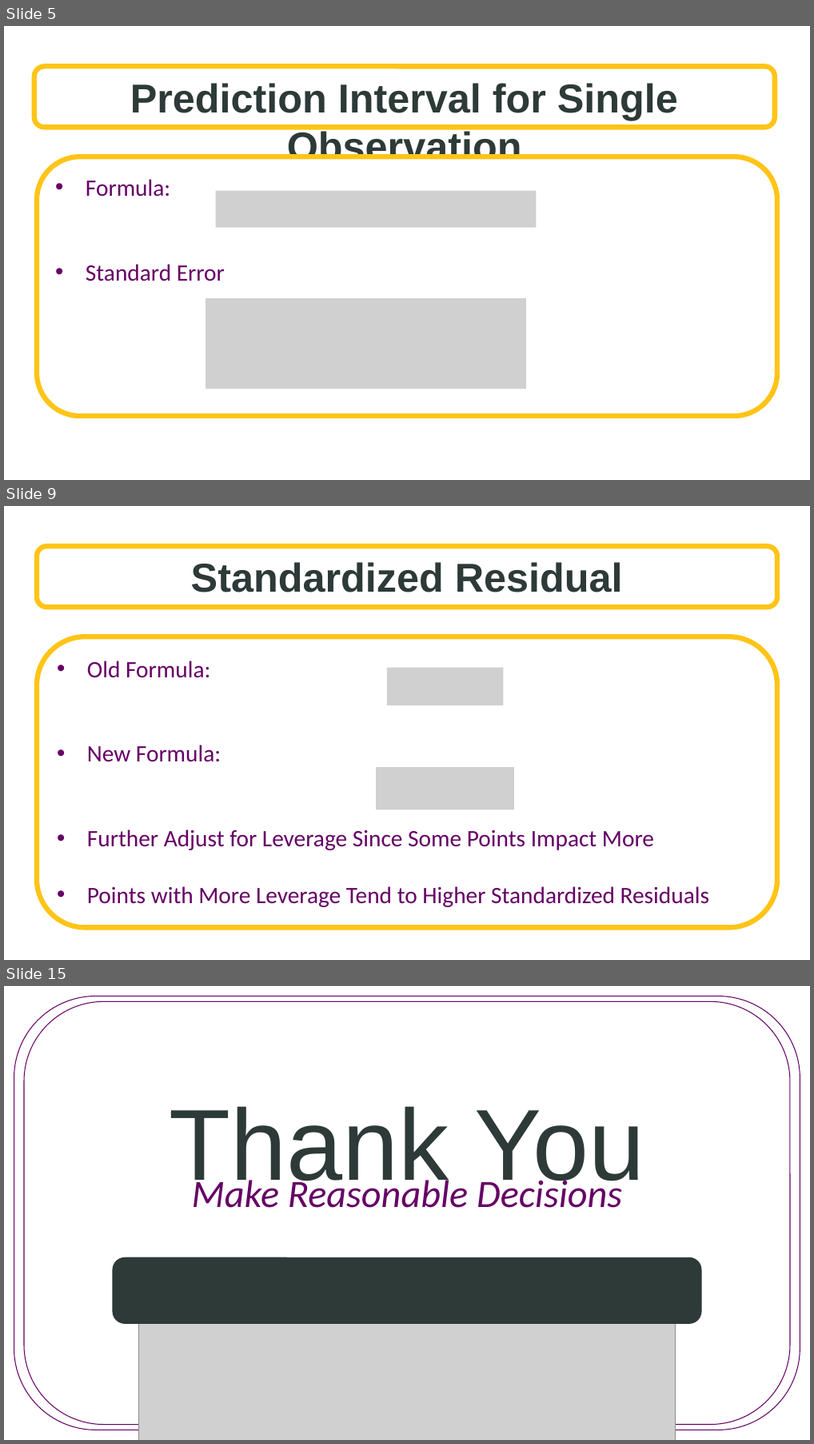
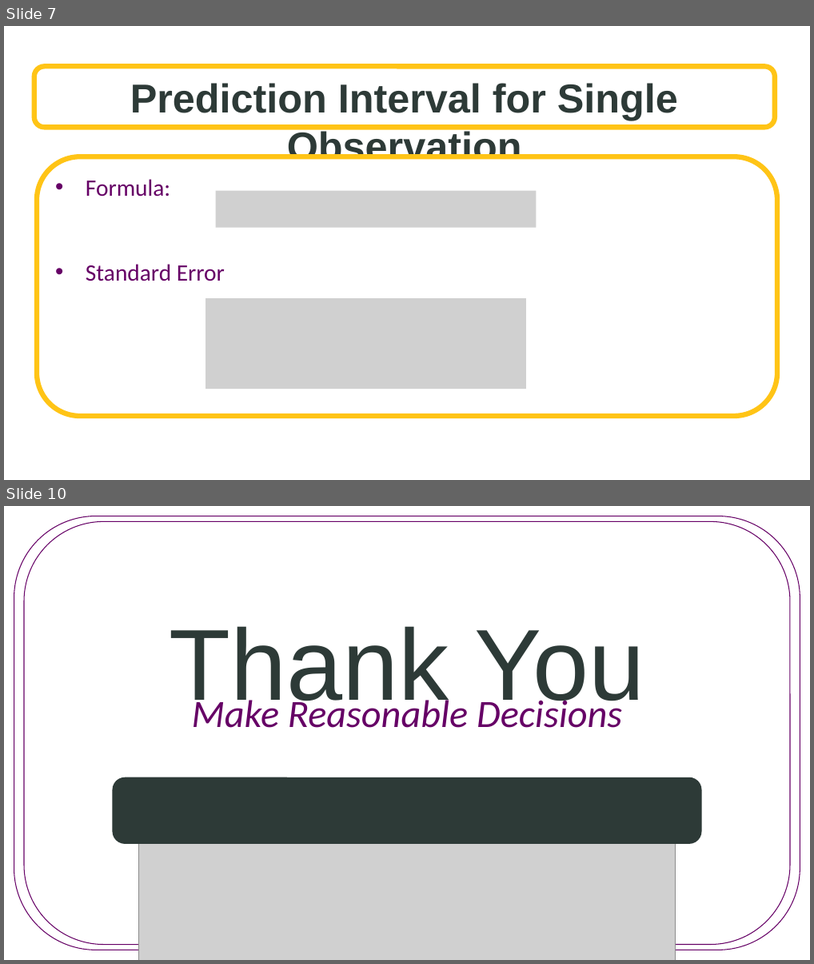
Before and after one commit to SuperMarioGiacomazzo/STOR455_WEBSITE, a slide deck: Lectures/12 - Intervals for Prediction.pptx. Shown one above the other, each under a label of ours: slides 5, 9 and 15 before the commit, slides 7 and 10 after it; the slides between them are not shown. The pictures are 814x1444 and 814x964 pixels, drawn with LibreOffice and Linux fonts; fonts in the diff are those of the drawing; grey boxes stand for pictures; background and template pictures are left out. Boxes give left, top, right and bottom in pixels: in the first picture for what was removed or moved away, otherwise in the second. Text is boxed around its words. In the diff, an @@ line names an element or a change of style, - is before the commit and + after.

```diff
--- a/Lectures/12 - Intervals for Prediction.pptx
+++ b/Lectures/12 - Intervals for Prediction.pptx
@@ slide 9 removed at box(4, 506, 810, 960), background picture (left out) @@
@@ rounded rectangle removed at box(37, 546, 778, 607) @@
-Standardized Residual
@@ rounded rectangle removed at box(37, 636, 778, 927) @@
-• Old Formula:
-• New Formula:
-• Further Adjust for Leverage Since Some Points Impact More
-• Points with More Leverage Tend to Higher Standardized Residuals
@@ picture removed at box(387, 668, 504, 706) @@
@@ picture removed at box(376, 768, 514, 810) @@
@@ what was slide 5 is now slide 7 @@
@@ what was slide 15 is now slide 10 @@
```
Also in this commit, not shown: 2 slides changed, 4 slides added, 8 other slides removed, 9 other files.
